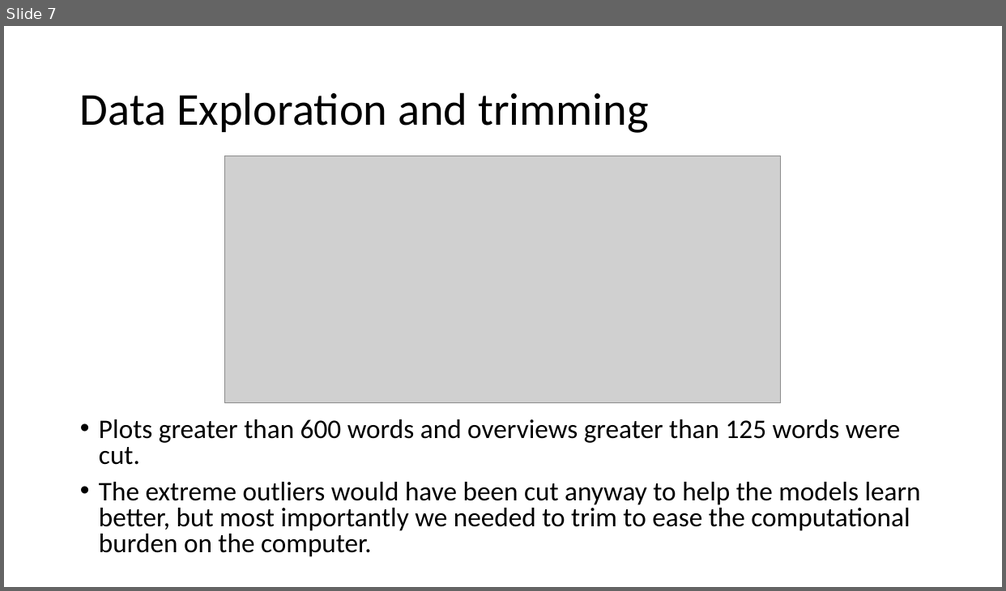
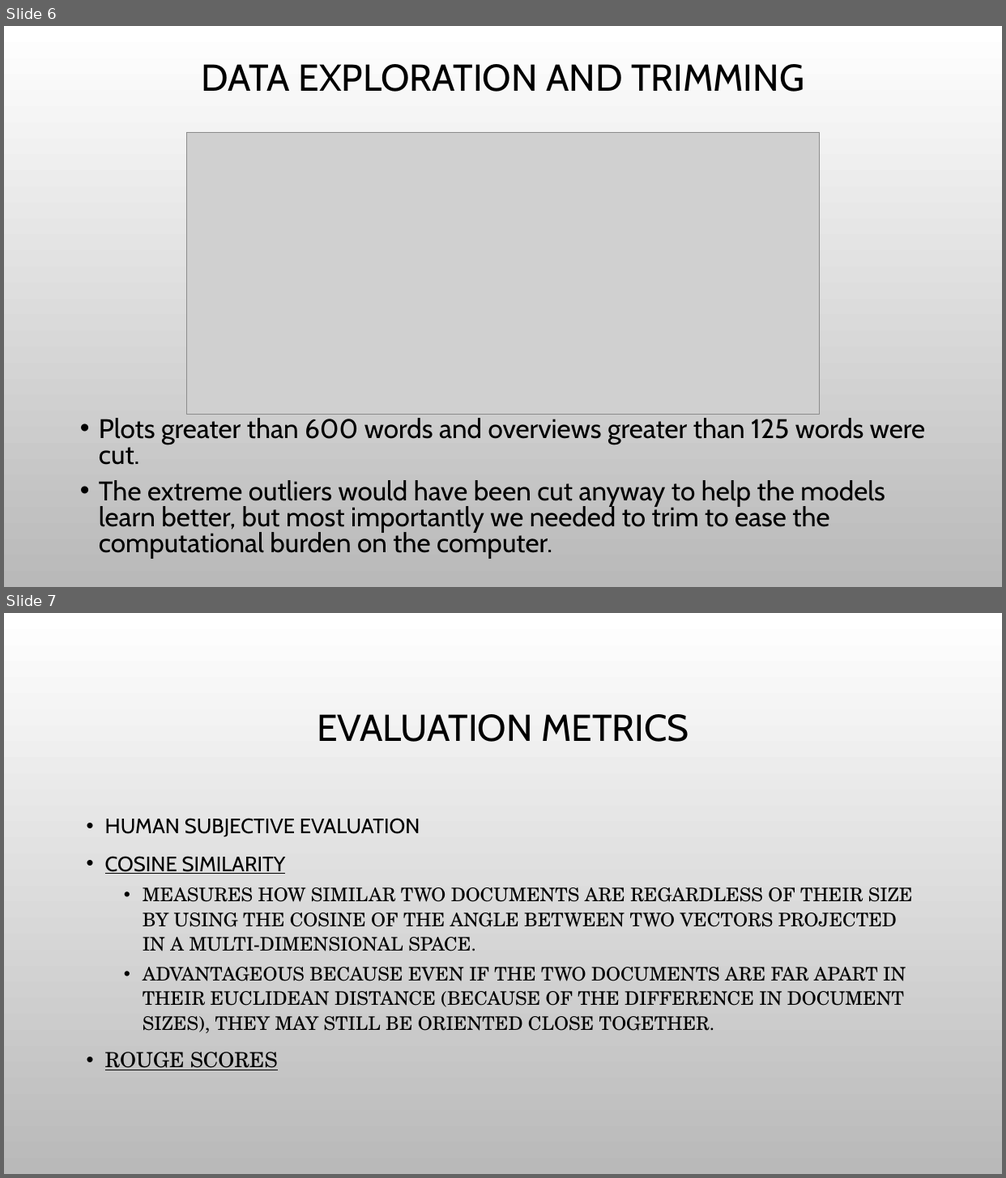
Before and after one commit to rotznmu/movie_summarization_capstone, a slide deck: Text Summarization.pptx. Shown one above the other, each under a label of ours: slide 7 before the commit, slides 6 and 7 after it. The pictures are 1006x591 and 1006x1178 pixels, drawn with LibreOffice and Linux fonts; fonts in the diff are those of the drawing; grey boxes stand for pictures; background and template pictures are left out. Boxes give left, top, right and bottom in pixels: in the first picture for what was removed or moved away, otherwise in the second. Text is boxed around its words. In the diff, an @@ line names an element or a change of style, - is before the commit and + after.

```diff
--- a/Text Summarization.pptx
+++ b/Text Summarization.pptx
@@ slide 7 added at bbox=[4, 613, 1002, 1174], background picture (left out) @@
@@ title added at bbox=[317, 714, 689, 742], 36 pt, text #000000 @@
+EVALUATION METRICS
@@ text added at bbox=[105, 818, 913, 1071], 18 pt, text #000000 @@
+• HUMAN SUBJECTIVE EVALUATION
+• COSINE SIMILARITY
+  • MEASURES HOW SIMILAR TWO DOCUMENTS ARE REGARDLESS OF THEIR SIZE BY USING THE COSINE OF THE ANGLE BETWEEN TWO VECTORS PROJECTED IN A MULTI-DIMENSIONAL SPACE.
+  • ADVANTAGEOUS BECAUSE EVEN IF THE TWO DOCUMENTS ARE FAR APART IN THEIR EUCLIDEAN DISTANCE (BECAUSE OF THE DIFFERENCE IN DOCUMENT SIZES), THEY MAY STILL BE ORIENTED CLOSE TOGETHER.
+• ROUGE SCORES
@@ what was slide 7 is now slide 6 @@
@@ slide 6 changed as well @@
@@ background #FFFFFF to picture (left out) @@
@@ title at bbox=[201, 64, 804, 92]: text changed; size 44 to 36 pt; font Calibri to Cabin @@
-Data Exploration and trimming
+DATA EXPLORATION AND TRIMMING
@@ picture: place and size @@
-picture at bbox=[225, 156, 780, 403]
+picture at bbox=[187, 132, 819, 415]
@@ text "Plots greater than 600 words ..." at bbox=[99, 418, 925, 558]: font Calibri to Cabin @@
```
Also in this commit, not shown: 8 other slides changed, 9 other slides added, 10 slides removed, 1 other file.
